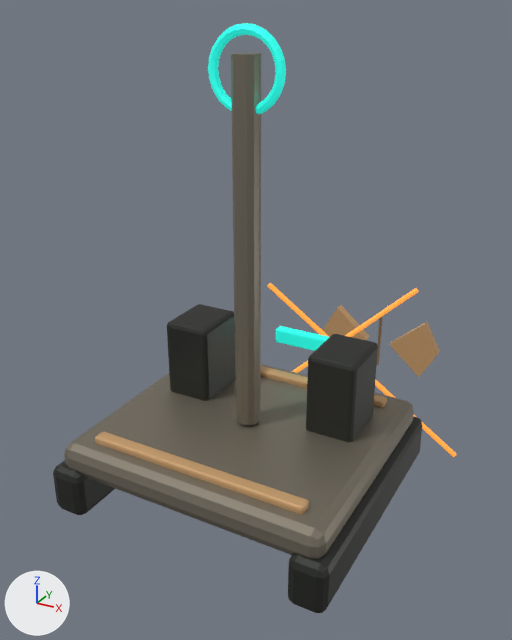
Two versions of the Blender file assets/models/source/buildings/factions/drift_radar.blend, one commit apart.
The view is the same before and after, from a camera (50 mm lens) standing at (1.72, -3.03, 2.58) and looking at (-0.24, 0.53, 0.8). Lighting does not change. The marker at lower left points along +X, +Y and +Z. The first picture is the older version.

Objects in the first picture: 'Antenna guy wire.001', 'Bolt-on edge rail', 'Bolt-on edge rail.001', 'Field battery pod', 'Field battery pod.001', 'Folded tri-sector sensor', 'Folded tri-sector sensor.001', 'Folded tri-sector sensor.002', 'Modular pallet deck', 'Replaceable skid rail', 'Replaceable skid rail.001', 'Salvaged telescoping mast', 'Sensor feed hoop', 'TeamColor' and 1 more.
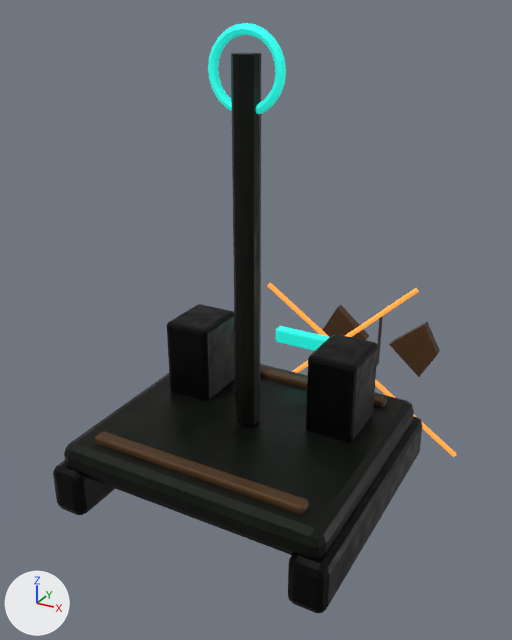
The change, as a diff of the scene's bpy script:
```diff
--- a/assets/models/source/buildings/factions/drift_radar.blend.py
+++ b/assets/models/source/buildings/factions/drift_radar.blend.py
@@ img_ceramic_roughness_png @@
+img_ceramic_roughness_png = load_image('ceramic_roughness.png', '../../../textures/industrial/ceramic_roughness.png', 512, 512, 'Non-Color')
@@ img_ceramic_normal_png @@
+img_ceramic_normal_png = load_image('ceramic_normal.png', '../../../textures/industrial/ceramic_normal.png', 512, 512, 'Non-Color')
@@ img_factions_drift_armor_light_ceramic_albedo_png @@
+img_factions_drift_armor_light_ceramic_albedo_png = load_image('factions_drift_armor_light_ceramic_albedo.png', '../../../textures/industrial/factions/drift/factions_drift_armor_light_ceramic_albedo.png', 512, 512, 'sRGB')
@@ img_steel_roughness_png @@
+img_steel_roughness_png = load_image('steel_roughness.png', '../../../textures/industrial/steel_roughness.png', 512, 512, 'Non-Color')
@@ img_steel_normal_png @@
+img_steel_normal_png = load_image('steel_normal.png', '../../../textures/industrial/steel_normal.png', 512, 512, 'Non-Color')
@@ img_factions_drift_steel_steel_albedo_png @@
+img_factions_drift_steel_steel_albedo_png = load_image('factions_drift_steel_steel_albedo.png', '../../../textures/industrial/factions/drift/factions_drift_steel_steel_albedo.png', 512, 512, 'sRGB')
@@ img_factions_drift_dark_graphite_albedo_png @@
+img_factions_drift_dark_graphite_albedo_png = load_image('factions_drift_dark_graphite_albedo.png', '../../../textures/industrial/factions/drift/factions_drift_dark_graphite_albedo.png', 512, 512, 'sRGB')
@@ img_graphite_roughness_png @@
+img_graphite_roughness_png = load_image('graphite_roughness.png', '../../../textures/industrial/graphite_roughness.png', 512, 512, 'Non-Color')
@@ img_graphite_normal_png @@
+img_graphite_normal_png = load_image('graphite_normal.png', '../../../textures/industrial/graphite_normal.png', 512, 512, 'Non-Color')
@@ mat_drift___dark_005 @@
 mat_drift___dark_005 = bpy.data.materials.new('Drift / dark.005')
-# nodes: BsdfPrincipled, OutputMaterial
-# colours: dark grey #3c3e3a
+# nodes: BsdfPrincipled, NormalMap, OutputMaterial, TexImage x3
+# uses the picture img_factions_drift_dark_graphite_albedo_png
+# uses the picture img_graphite_normal_png
+# uses the picture img_graphite_roughness_png
@@ mat_drift___steel_005 @@
 mat_drift___steel_005 = bpy.data.materials.new('Drift / steel.005')
-# nodes: BsdfPrincipled, OutputMaterial
-# colours: grey #8b8476
+# nodes: BsdfPrincipled, NormalMap, OutputMaterial, TexImage x3
+# uses the picture img_factions_drift_steel_steel_albedo_png
+# uses the picture img_steel_normal_png
+# uses the picture img_steel_roughness_png
@@ mat_drift___light_005 @@
 mat_drift___light_005 = bpy.data.materials.new('Drift / light.005')
-# nodes: BsdfPrincipled, OutputMaterial
-# colours: brown #cea473
+# nodes: BsdfPrincipled, NormalMap, OutputMaterial, TexImage x3
+# uses the picture img_ceramic_normal_png
+# uses the picture img_ceramic_roughness_png
+# uses the picture img_factions_drift_armor_light_ceramic_albedo_png
```

Where the change shows, as pixel boxes [x1, y1, x2, y2] in the pictures (512 x 640 px):
'Modular pallet deck', surface changed (grey to black): [64, 364, 414, 559] in both
'Salvaged telescoping mast', surface changed (darker): [231, 53, 261, 425] in both
'Replaceable skid rail.001', surface changed: [288, 416, 422, 613] in both
'Field battery pod.001', surface changed (darker): [306, 334, 378, 442] in both
'Field battery pod', surface changed (darker): [167, 304, 235, 401] in both
'Bolt-on edge rail', surface changed (darker): [95, 432, 309, 514] in both
'Replaceable skid rail', surface changed (darker): [53, 460, 115, 515] in both
'Folded tri-sector sensor.002', surface changed (darker): [389, 322, 440, 377] in both
'Folded tri-sector sensor', surface changed (darker): [323, 305, 369, 340] in both
'Bolt-on edge rail.001', surface changed: [260, 366, 387, 407] in both
'Folded tri-sector sensor.001', surface changed: [377, 316, 383, 365] in both
